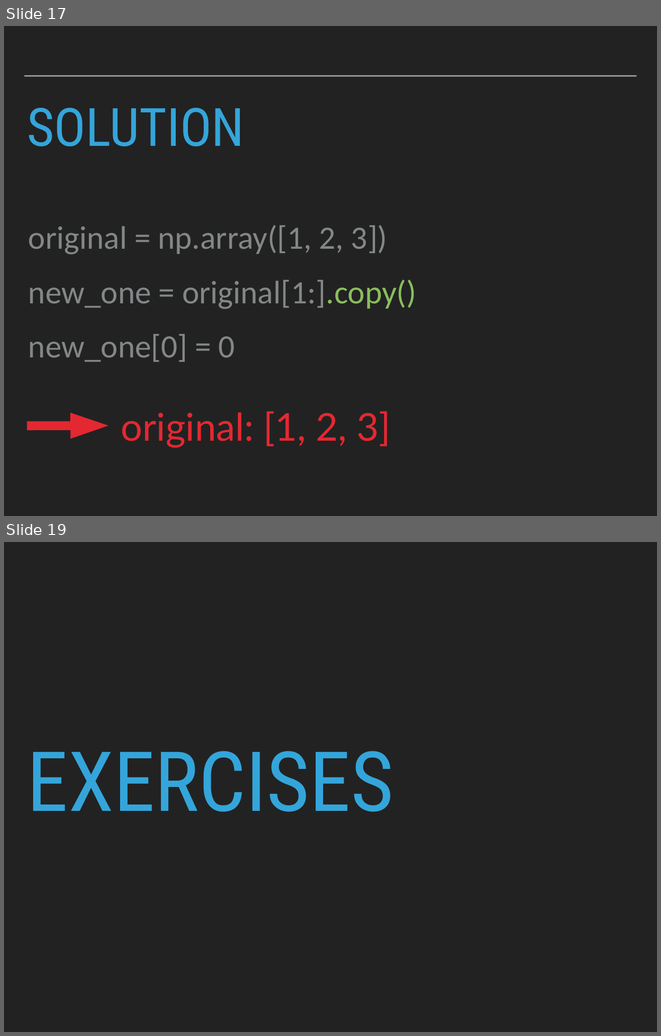
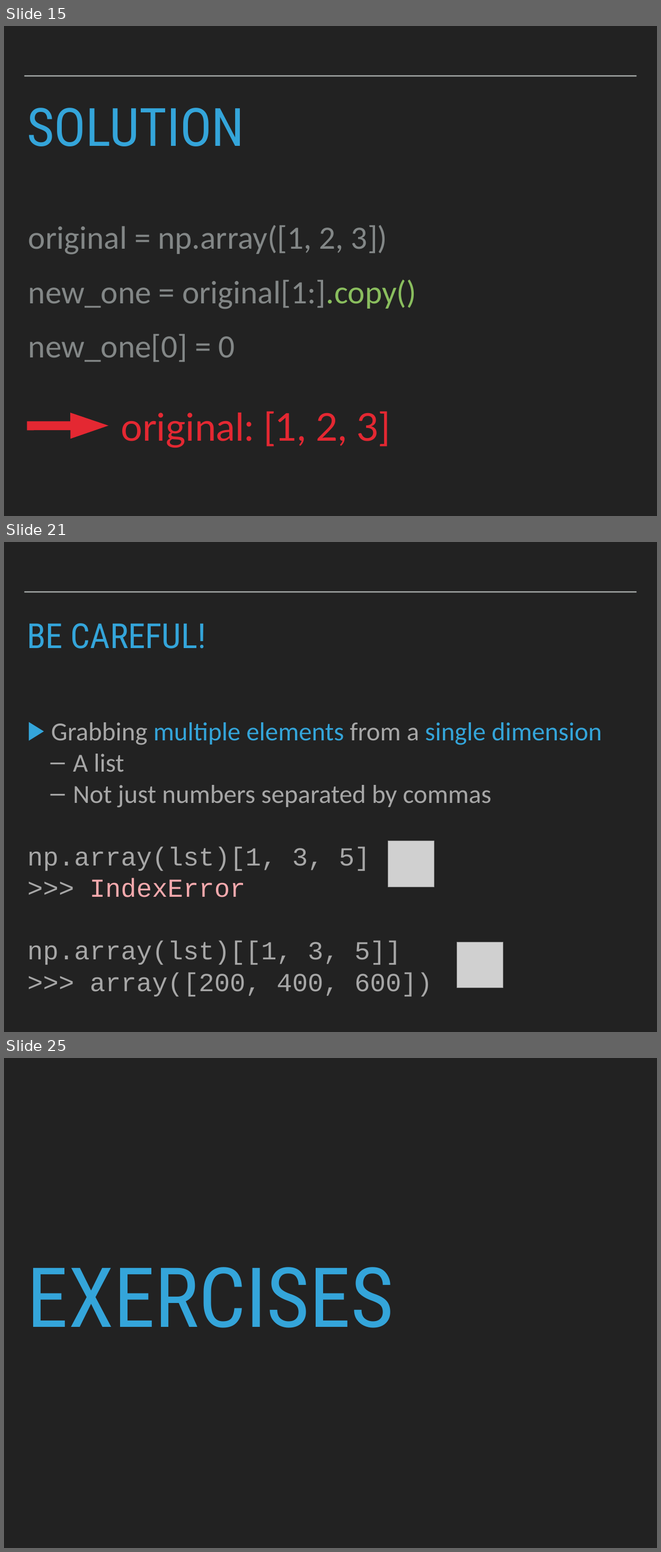
Before and after one commit to patricks1/python-for-data-science, a slide deck: Session05/Session5_Slides.pptx. Shown one above the other, each under a label of ours: slides 17 and 19 before the commit, slides 15, 21 and 25 after it; the slides between them are not shown. The pictures are 661x1036 and 661x1552 pixels, drawn with LibreOffice and Linux fonts; fonts in the diff are those of the drawing; grey boxes stand for pictures. Boxes give left, top, right and bottom in pixels: in the first picture for what was removed or moved away, otherwise in the second. Text is boxed around its words. In the diff, an @@ line names an element or a change of style, - is before the commit and + after.

Commit message:
updated session 5 material for a better overview of indexing and views

```diff
--- a/Session05/Session5_Slides.pptx
+++ b/Session05/Session5_Slides.pptx
@@ slide 21 added at box(4, 542, 657, 1032), background #222222; not listed: 1 template element that a slide beside it also shows @@
@@ title added at box(27, 623, 206, 649), 54 pt, text #34A5DA @@
+BE CAREFUL!
@@ text added at box(27, 722, 602, 996), 40.7 pt, text #A7A7A7 @@
+▶ Grabbing multiple elements from a single dimension
+  – A list
+  – Not just numbers separated by commas
+np.array(lst)[1, 3, 5]
+>>> IndexError
+np.array(lst)[[1, 3, 5]]
+>>> array([200, 400, 600])
@@ picture added at box(388, 841, 434, 887) @@
@@ picture added at box(457, 942, 503, 988) @@
@@ what was slide 17 is now slide 15 @@
@@ what was slide 19 is now slide 25 @@
```
Also in this commit, not shown: 4 slides changed, 13 other slides added, 5 slides removed, 2 other files.
